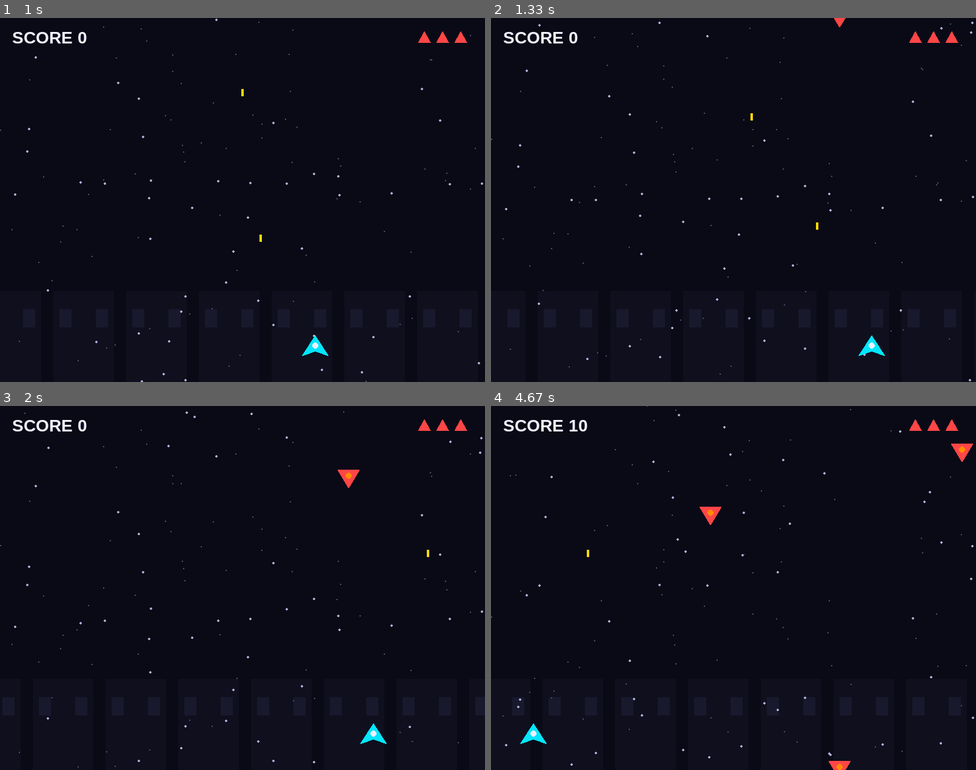
Above: before the commit, frames 1-4 (two rows, left to right).
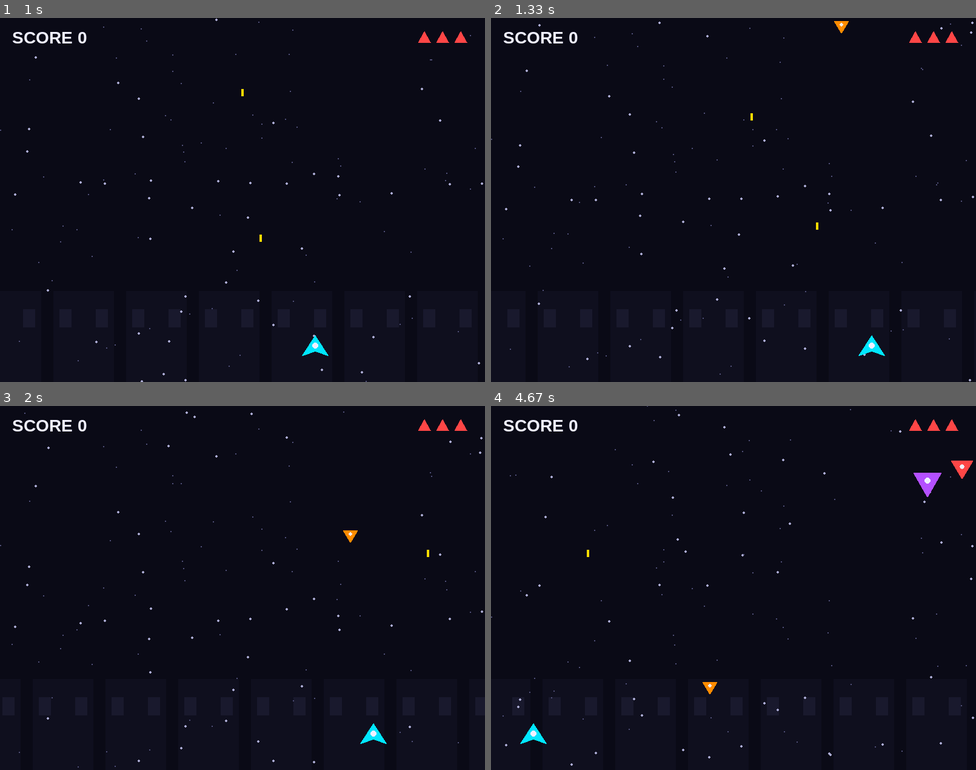
Above: after the commit, the same moments.

Repository: Folombas/PyGame2026
Game: pygame game, started from BunnyProtocol/moscowgame/main.py
Same seed, same stepped clock (60 frames per second), same inputs: the game is played once before the commit and once after it.
Inputs:
- Up to frame 1 (1 s): tap Space at 0.33, 0.73 s; hold Right from 0.67 s (still down)
- Up to frame 2 (1.33 s): tap Space at 1.03, 1.23 s; release Right at 1.13 s; hold Right from 1.17 s (still down)
- Up to frame 3 (2 s): tap Space at 1.53, 1.73 s; release Right at 1.63 s; hold Left from 1.67 s (still down)
- Up to frame 4 (4.67 s): tap Space at 2.03, 2.3, 2.6, 2.73, 3.03, 3.4, 3.7, 3.9, 4.2, 4.4 s; release Left at 2.2 s; hold Left 2.23-2.63 s; hold Left 2.67-3.3 s; hold Left 3.33-3.8 s; hold Right 3.83-4.3 s; hold Left from 4.33 s (still down)

Frame 1 is identical in both runs. In frame 2, less than 0.1% of the frame differs, in the area x 70-74%, y 0-5%; in frame 3, 0.2%; in frame 4, 0.8%, in the area x 16-100%, y 3-100%.

Commit message:
feat: enemy variants (fast, tank)

Diff:
--- a/BunnyProtocol/moscowgame/enemy.py
+++ b/BunnyProtocol/moscowgame/enemy.py
@@ -2,18 +2,35 @@
 import random
 from settings import *
 
-
 class Enemy(pygame.sprite.Sprite):
     def __init__(self):
         super().__init__()
-        self.image = pygame.Surface(ENEMY_SIZE, pygame.SRCALPHA)
-        w, h = ENEMY_SIZE
-        pygame.draw.polygon(self.image, RED, [(w // 2, h), (0, 0), (w, 0)])
-        pygame.draw.circle(self.image, ORANGE, (w // 2, 10), 5)
+        self.kind = random.choice(["basic", "fast", "tank"])
+
+        if self.kind == "basic":
+            color = RED
+            self.speed = random.uniform(ENEMY_SPEED_MIN, ENEMY_SPEED_MAX)
+            self.hp = 1
+            size = ENEMY_SIZE
+        elif self.kind == "fast":
+            color = ORANGE
+            self.speed = random.uniform(4.0, 6.0)
+            self.hp = 1
+            size = (24, 20)
+        else: # tank
+            color = PURPLE
+            self.speed = random.uniform(1.0, 1.5)
+            self.hp = 3
+            size = (46, 40)
+
+        self.image = pygame.Surface(size, pygame.SRCALPHA)
+        w, h = size
+        pygame.draw.polygon(self.image, color, [(w // 2, h), (0, 0), (w, 0)])
+        pygame.draw.circle(self.image, WHITE, (w // 2, h // 3), max(3, w // 8))
+
         self.rect = self.image.get_rect()
         self.rect.x = random.randint(0, WIDTH - self.rect.width)
         self.rect.y = -self.rect.height
-        self.speed = random.uniform(ENEMY_SPEED_MIN, ENEMY_SPEED_MAX)
 
     def update(self):
         self.rect.y += self.speed
--- a/BunnyProtocol/moscowgame/game.py
+++ b/BunnyProtocol/moscowgame/game.py
@@ -141,15 +141,19 @@
         self.powerups.update()
         self.particles.update()
 
-        for enemy in pygame.sprite.groupcollide(self.enemies, self.bullets, True, True):
-            self.score += 10
-            explode(enemy.rect.centerx, enemy.rect.centery, ORANGE, self.particles, 12)
-            if self.sounds: self.sounds["hit"].play()
-            self.shake = 4
-            if random.random() < 0.02:
-                self.enemy_bullets.add(EnemyBullet(enemy.rect.centerx, enemy.rect.bottom))
-            if random.random() < 0.12:
-                self.powerups.add(PowerUp(*enemy.rect.center))
+        hits = pygame.sprite.groupcollide(self.enemies, self.bullets, False, True)
+        for enemy, bullets in hits.items():
+            enemy.hp -= len(bullets)
+            if enemy.hp <= 0:
+                enemy.kill()
+                self.score += 10 if enemy.kind != "tank" else 30
+                explode(enemy.rect.centerx, enemy.rect.centery, ORANGE, self.particles, 12)
+                if self.sounds: self.sounds["hit"].play()
+                self.shake = 4
+                if random.random() < 0.02:
+                    self.enemy_bullets.add(EnemyBullet(enemy.rect.centerx, enemy.rect.bottom))
+                if random.random() < 0.12:
+                    self.powerups.add(PowerUp(*enemy.rect.center))
 
         for p in pygame.sprite.spritecollide(self.player, self.powerups, True):
             if p.kind == "rapid":
